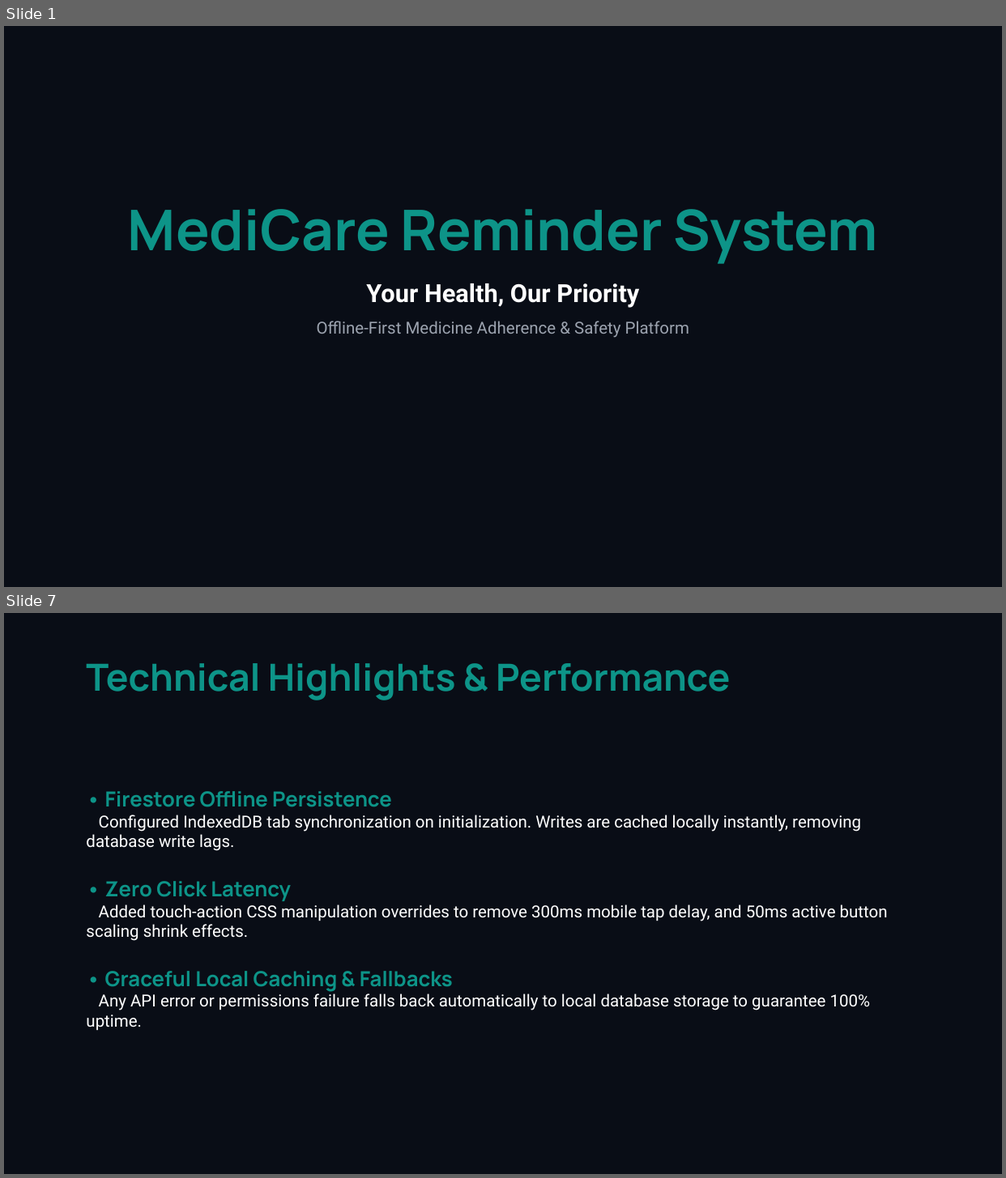
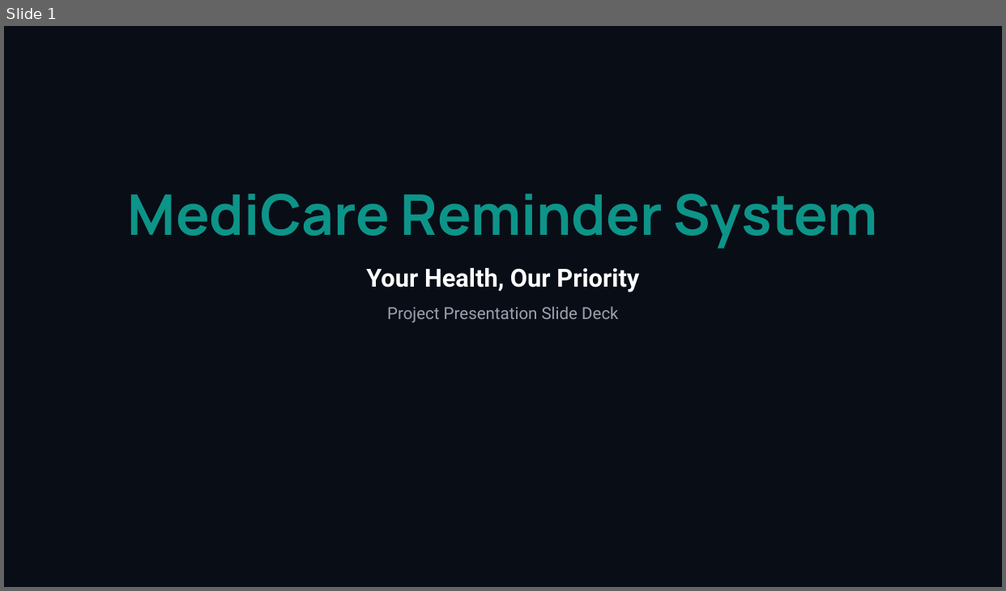
Before and after one commit to velagadadileep6-bot/Medicine-reminder, a slide deck: medicare_presentation.pptx. Shown one above the other, each under a label of ours: slides 1 and 7 before the commit, slide 1 after it; the slides between them are not shown. The pictures are 1006x1178 and 1006x591 pixels, drawn with LibreOffice and Linux fonts; fonts in the diff are those of the drawing. Boxes give left, top, right and bottom in pixels: in the first picture for what was removed or moved away, otherwise in the second. Text is boxed around its words. In the diff, an @@ line names an element or a change of style, - is before the commit and + after.

```diff
--- a/medicare_presentation.pptx
+++ b/medicare_presentation.pptx
@@ slide 7 removed at [4, 613, 1002, 1174], background #090D16 @@
@@ text removed at [86, 663, 730, 700] @@
-Technical Highlights & Performance
@@ text removed at [86, 791, 888, 1031] @@
-• Firestore Offline Persistence
-Configured IndexedDB tab synchronization on initialization. Writes are cached locally instantly, removing database write lags.
-• Zero Click Latency
-Added touch-action CSS manipulation overrides to remove 300ms mobile tap delay, and 50ms active button scaling shrink effects.
-• Graceful Local Caching & Fallbacks
-Any API error or permissions failure falls back automatically to local database storage to guarantee 100% uptime.
@@ slide 1 changed as well @@
@@ text "MediCare Reminder System": place and size @@
-text "MediCare Reminder System" at [128, 209, 878, 338]
+text "MediCare Reminder System" at [128, 194, 878, 323]
@@ text at [387, 306, 618, 323]: text changed @@
-Offline-First Medicine Adherence & Safety Platform
+Project Presentation Slide Deck
```
Also in this commit, not shown: 2 other slides changed, 5 slides added, 4 other slides removed, 1 other file.
